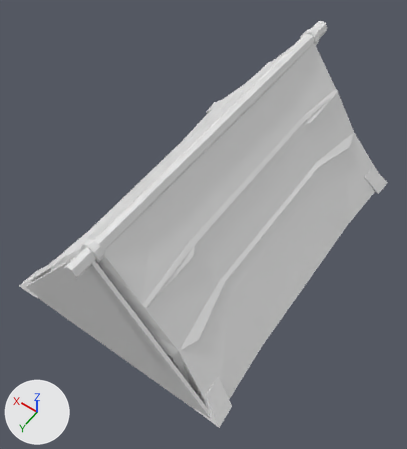
The glTF model Reference/Meshy-Premium-Month-1/processed/M035-A-short-household-ridge-tent-clean-v1.glb as it was, and as the next commit left it.
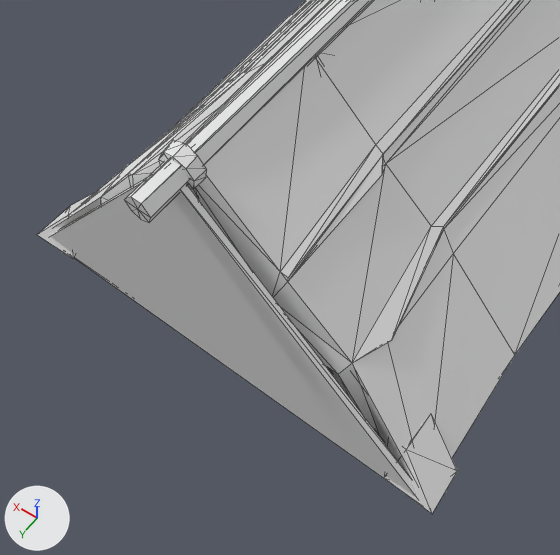
Each version is shown whole from a camera (50 mm lens) standing at (-0.548, 0.83, 1.09) and looking at (-0.02, 0.091, -0.071), then close up on the part from 0% to 70% of the width and 37% to 100% of the height. Arrows for +X, +Y and +Z are at lower left; the lights stay in place. The older version's two pictures come first. The close-ups show mesh edges as thin lines. Vertices at exactly the same position are counted once.

In view in the first close-up: 'cloth_shell', 'ridge_lashings', 'timber_frame'.
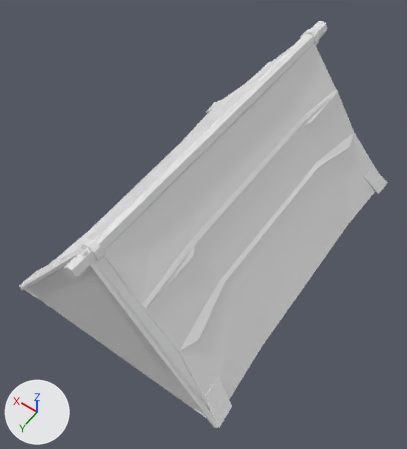
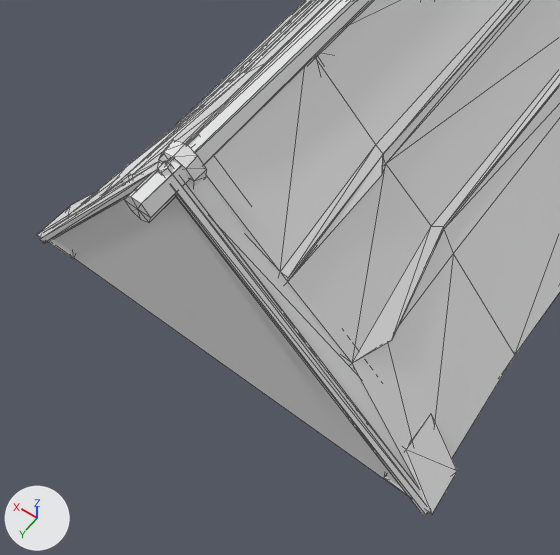
Commit message: fix: seal M035 tent rear corners

What changed in the scene script:
```text
Change me_cloth_shell:
    used by ob_cloth_shell; location = (0.0, 0.0, 0.0)
    remove me_cloth_shell.from_pydata(...)  # 228 vertices, 402 faces; spans x -0.328..0.328, y -0.463..0.463, z -0.217..0.207
    add me_cloth_shell.from_pydata(...)  # 252 vertices, 442 faces; spans x -0.328..0.328, y -0.463..0.464, z -0.223..0.214
    me_cloth_shell part 1
    6 vertices move from x -0.314..0.314, y 0.449..0.458, z -0.217..0.207 to x -0.318..0.318, y 0.408..0.458, z -0.218..0.21
    12 vertices are added at x -0.324..0.006, y 0.451..0.464, z -0.223..0.214
    6 new vertices lie (0.318, 0.0, 0.428) away from vertices in x -0.324..-0.312, y 0.451..0.464, z -0.223..-0.214
    6 new vertices lie (0.318, 0.0, -0.428) away from vertices in x -0.006..0.006, y 0.451..0.464, z 0.205..0.214
    40 new faces join them
```

Location of each change, [x1, y1, x2, y2] in pixels of the close-ups (560 x 555 px):
'cloth_shell', reshaped: before [37, 0, 560, 514]; after [37, 0, 560, 515]
part 1 of me_cloth_shell, built on: before [50, 178, 417, 498]; after [40, 134, 429, 515]
